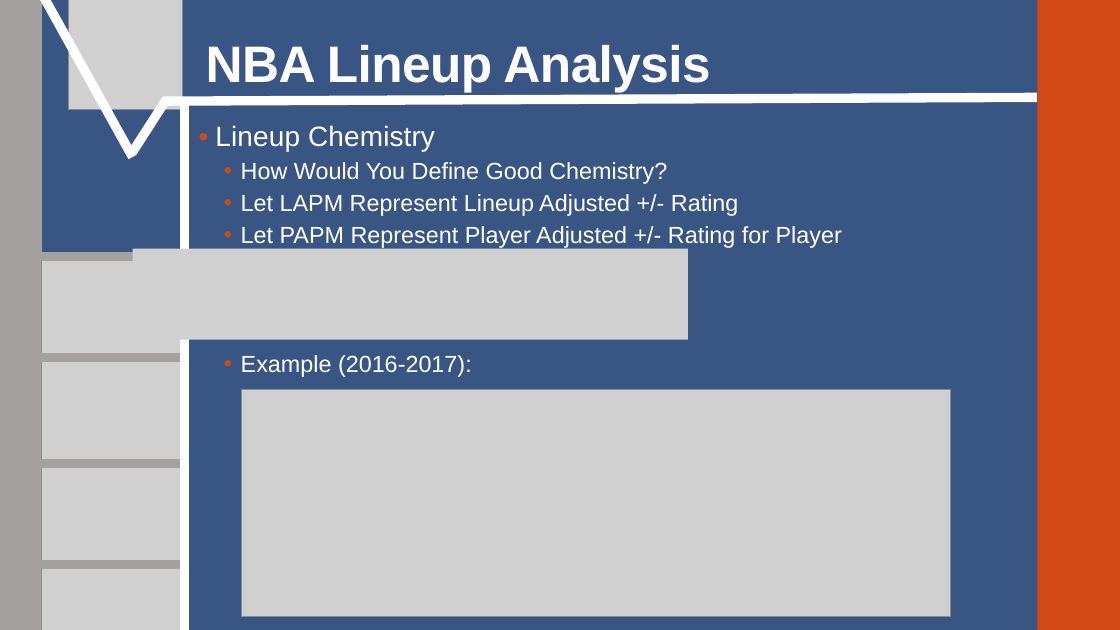
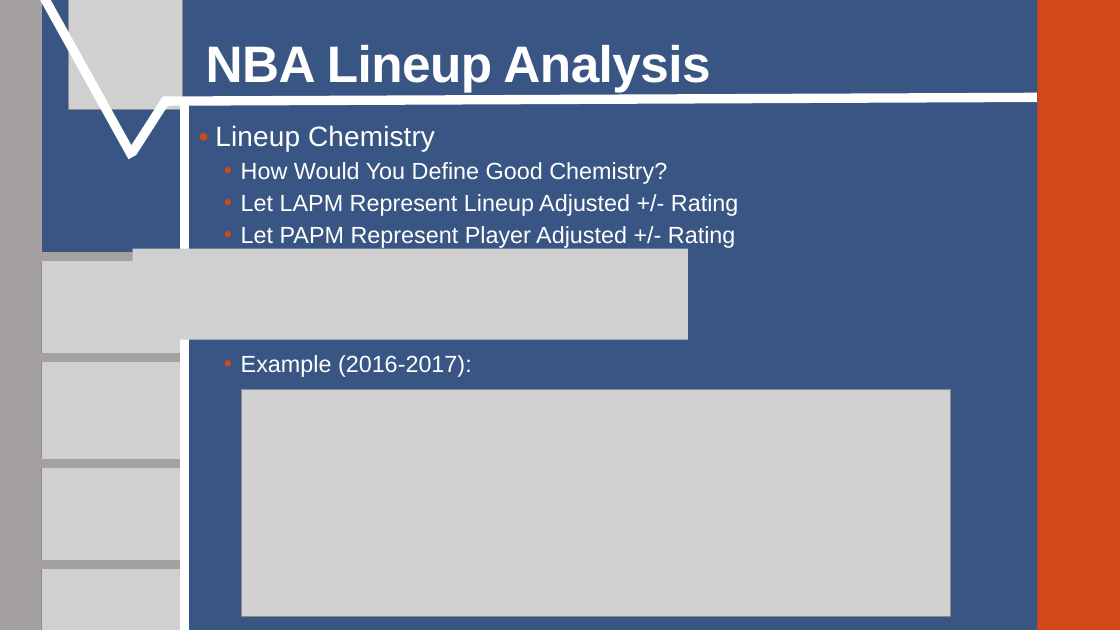
Before and after one commit to SuperMarioGiacomazzo/STOR538_WEBSITE, a slide deck: slide 8 of Slides/Basketball 3/Basketball_3_Lecture.pptx. Drawn at 1120x630 pixels with LibreOffice and Linux fonts; fonts in the diff are those of the drawing; grey boxes stand for pictures. Boxes give left, top, right and bottom in pixels: in the first picture for what was removed or moved away, otherwise in the second. Text is boxed around its words. In the diff, an @@ line names an element or a change of style, - is before the commit and + after.

```diff
--- a/Slides/Basketball 3/Basketball_3_Lecture.pptx
+++ b/Slides/Basketball 3/Basketball_3_Lecture.pptx
@@ text at (241, 226, 735, 249): text changed @@
-  • Let PAPM Represent Player Adjusted +/- Rating for Player
+  • Let PAPM Represent Player Adjusted +/- Rating
```
Also in this commit, not shown: 1 other slide changed, 1 other file.
